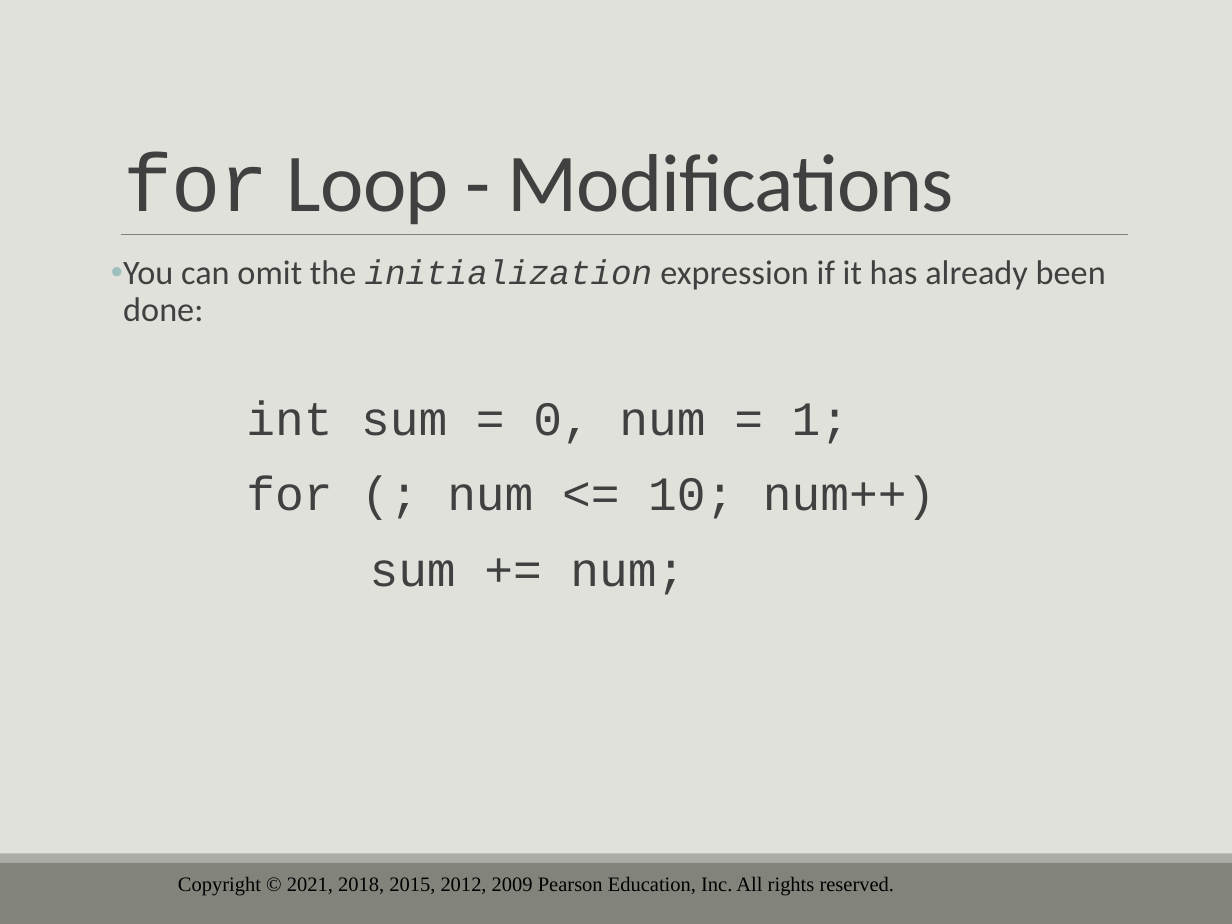
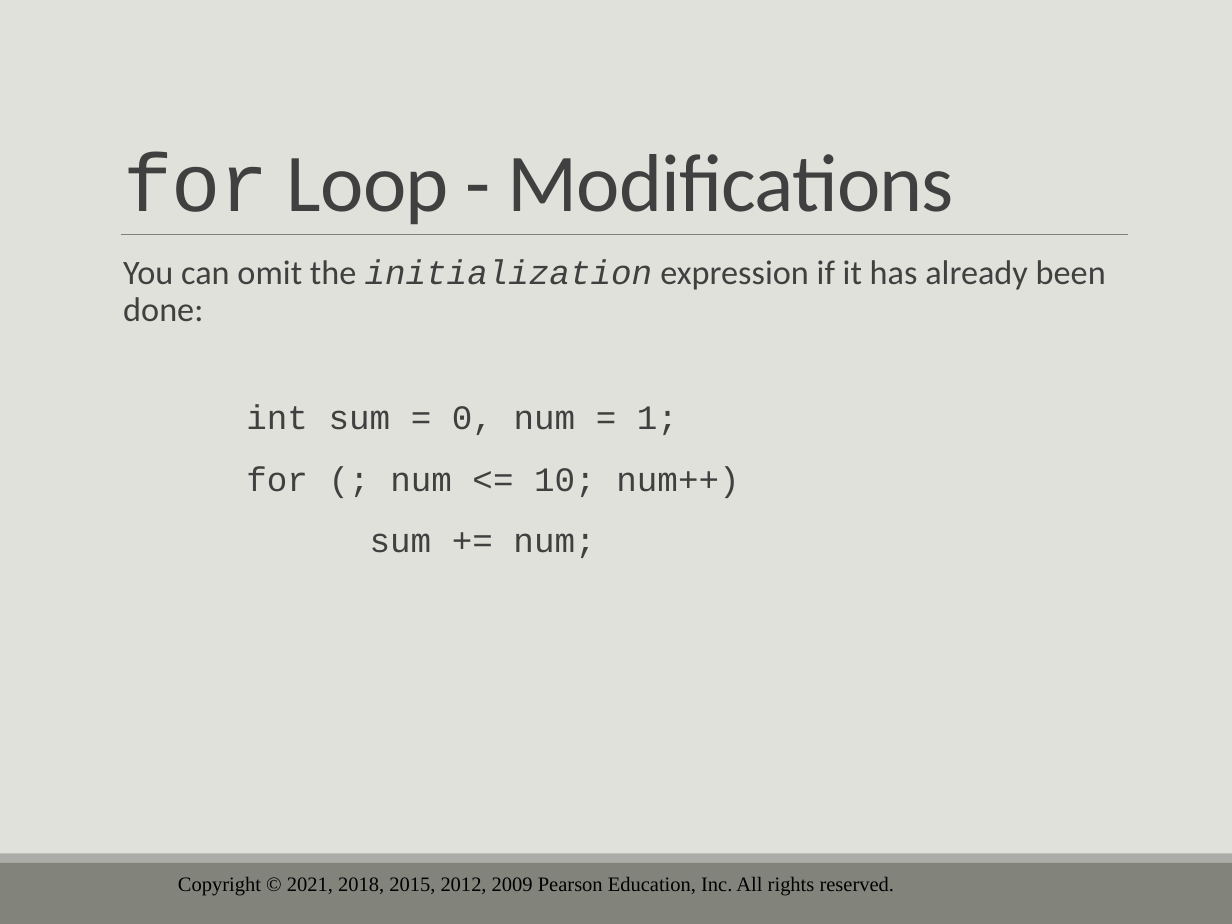
Before and after one commit to drolsonmi/eng1400, a slide deck: slide 34 of 1400_05_Loops and Files.pptx (slide 41 before the commit). Drawn at 1232x924 pixels with LibreOffice and Linux fonts; fonts in the diff are those of the drawing; background and template pictures are left out. Boxes give left, top, right and bottom in pixels: in the first picture for what was removed or moved away, otherwise in the second. Text is boxed around its words. In the diff, an @@ line names an element or a change of style, - is before the commit and + after.

```diff
--- a/1400_05_Loops and Files.pptx
+++ b/1400_05_Loops and Files.pptx
@@ text "You can omit the initialization ..." at [123,259,1106,558]: size 28 to 20 pt in "int sum = 0, num = 1;", "for (; num <= 10; num++)", "sum += num;"; bullet • to   @@
```
Also in this commit, not shown: 15 other slides changed, 9 slides removed, 3 other files.
